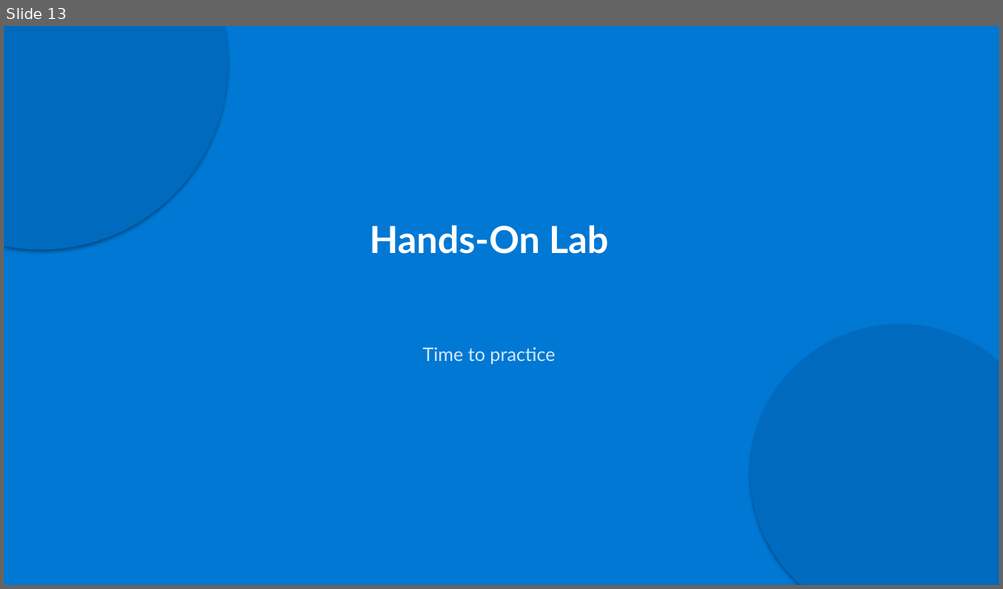
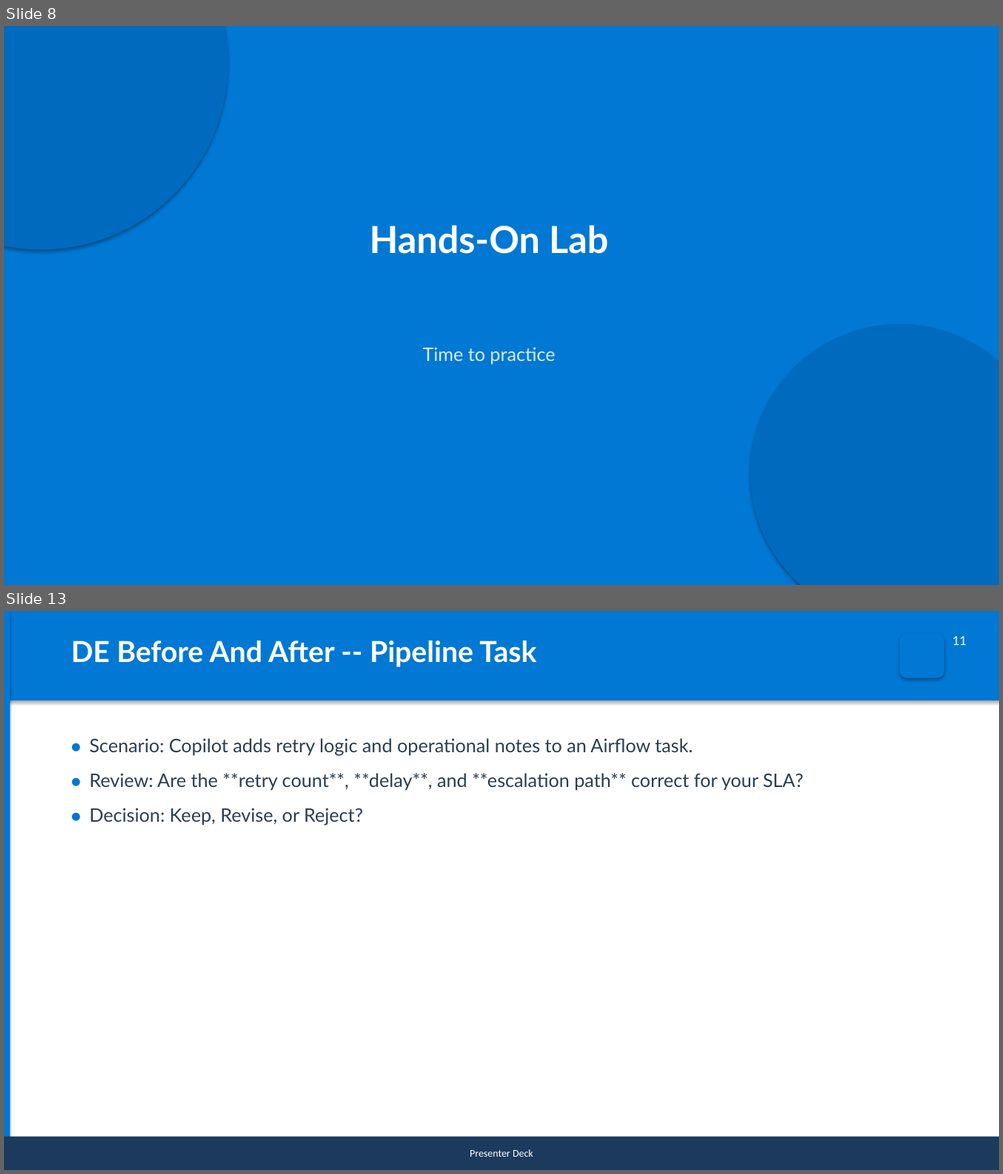
Before and after one commit to reyesry05/AI-Coding-Agent-Training, a slide deck: pptx-output/01-beginner-copilot-agent-best-practices.pptx. Shown one above the other, each under a label of ours: slide 13 before the commit, slides 8 and 13 after it; the slides between them are not shown. The pictures are 1003x589 and 1003x1174 pixels, drawn with LibreOffice and Linux fonts; fonts in the diff are those of the drawing. Boxes give left, top, right and bottom in pixels: in the first picture for what was removed or moved away, otherwise in the second. Text is boxed around its words. In the diff, an @@ line names an element or a change of style, - is before the commit and + after.

```diff
--- a/pptx-output/01-beginner-copilot-agent-best-practices.pptx
+++ b/pptx-output/01-beginner-copilot-agent-best-practices.pptx
@@ slide 13 added at <box>4,611,999,1170</box>, background #FFFFFF @@
@@ rectangle added at <box>4,611,999,701</box>, fill #0078D4 @@
@@ rectangle added at <box>4,611,10,1170</box>, fill #0078D4 @@
@@ text added at <box>71,641,536,667</box>, 28 pt, text #FFFFFF, bold @@
+DE Before And After -- Pipeline Task
@@ rounded rectangle added at <box>899,633,944,678</box>, fill #0078D4 @@
@@ text added at <box>952,636,966,645</box>, 12 pt, text #FFFFFF @@
+11
@@ text added at <box>89,738,803,826</box>, 18 pt, text #2C3E50 @@
+● Scenario: Copilot adds retry logic and operational notes to an Airflow task.
+● Review: Are the **retry count**, **delay**, and **escalation path** correct for your SLA?
+● Decision: Keep, Revise, or Reject?
@@ rectangle added at <box>4,1137,999,1170</box>, fill #1B3A5C, 10 pt, text #FFFFFF @@
+Presenter Deck
@@ what was slide 13 is now slide 8 @@
```
Also in this commit, not shown: 5 slides changed, 11 other slides added, 13 slides removed, 45 other files.
